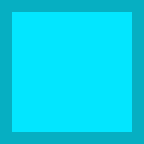
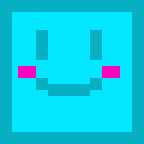
The second 144 × 144 image is a revision of the first. Changes to its layers:
added layer "face_excited" above "face_normal" over (x1=18, y1=30, x2=120, y2=96)
added layer "Background" over (x1=18, y1=30, x2=120, y2=96)
